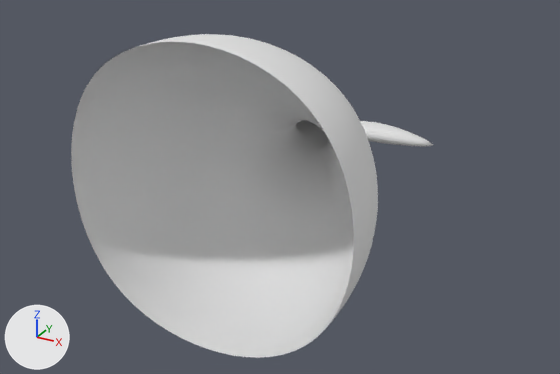
The OBJ model src/models/world/World_Tail.obj, before and after one commit.
Both versions are drawn from a camera (50 mm lens) standing at (3951.0, -5577.0, 3207.0) and looking at (55.0, 1506.0, -334.0). The axes (+X, +Y, +Z) are drawn at lower left. The lights are the same throughout. Where no turn or scale is listed for an object, it has been applied to the vertices.
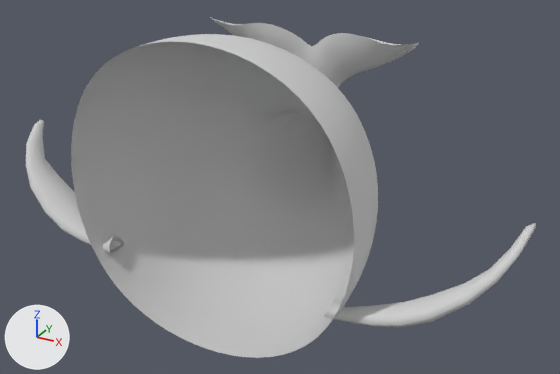
Pixel boxes (x1, y1, x2, y2) of what changed, in the pictures (560 x 374 px):
'Cube.002', recoloured, reshaped
    before: (71, 34, 433, 358)
    after: (71, 17, 419, 358)
'Fins_Circle.001', added
    after: (26, 120, 536, 327)

The change, as a list of edits to the scene's bpy script:
```text
Add mat_skinmat:
    mat_skinmat = principled_material('SkinMat')
    mat_skinmat.base_color = (0.64, 0.64, 0.64)  # light grey #d1d1d1
    mat_skinmat.roughness = 0.911
Change me_cube_002:
    used by ob_cube_002; location = (0.0, 0.0, 0.0)
    remove me_cube_002.from_pydata(...)  # 1597 vertices, 3128 faces; spans x -1618.0..1618.0, y 0.0..3285.0, z -1618.0..1618.0
    remove me_cube_002.materials.append(mat_world_skin)  # white #e7e7e7
    add me_cube_002.from_pydata(...)  # 1597 vertices, 3128 faces; spans x -1619.0..1619.0, y 0.0..2598.0, z -1619.0..1619.0
    me_cube_002 part 1: 1597 of 1597 vertices moved; they spanned x -1618.0..1618.0, y 0.0..3285.0, z -1618.0..1618.0 and now span x -1619.0..1619.0, y 0.0..2598.0, z -1619.0..1619.0; mean shift (0.0, -126.0, 295.0); largest move (-1284.0, 3202.0, -164.0) -> (-1328.0, 2254.0, 1322.0)
    add me_cube_002.materials.append(mat_skinmat)  # light grey #d1d1d1
Add me_fins_circle_001:
    me_fins_circle_001.from_pydata(...)  # 178 vertices, 336 faces; spans x -2967.0..2967.0, y 103.0..960.0, z -916.0..157.0
    me_fins_circle_001.materials.append(mat_skinmat)  # light grey #d1d1d1
Add ob_fins_circle_001:
    ob_fins_circle_001 = bpy.data.objects.new('Fins_Circle.001', me_fins_circle_001)
    ob_fins_circle_001.location = (0.0, 0.0, 0.0)
```
